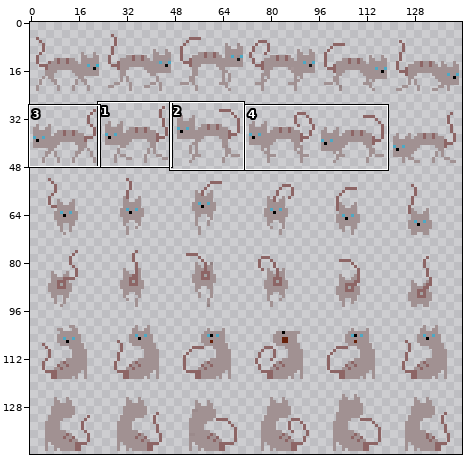
File history of a sprite sheet, Assets/Resources/Sprites/Enemies/cat-spritesheet.png. Above: a wide view before the commit, with the close-up outlined.
Close-up. Before the edit:
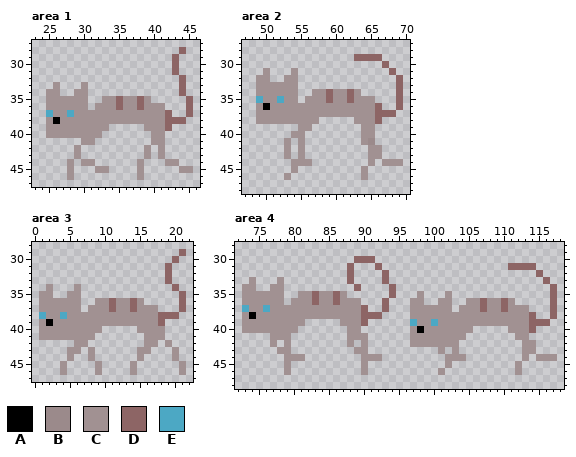
The file is 144x144 pixels. Colours within 5 levels of each other are drawn and written as one. Shown: area 1: x 23..46, y 27..47; area 2: x 47..70, y 27..48; area 3: x 0..22, y 28..47; area 4: x 72..118, y 28..48. The commit also changed other parts of the picture, which this record leaves out.
Palette (. is transparent): A #000000  B #9b8a8b  C #a19192  D #8d6565  E #4ca8c4
After:
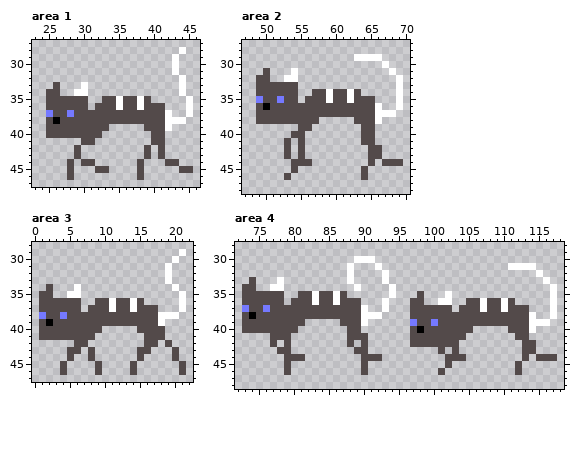
What changed:
colour C: #a19192 -> #534a4a
colour D: #8d6565 -> #ffffff
colour E: #4ca8c4 -> #7579ff
Area 1:
y 33: x 30 C -> D
y 34: x 29..30 CC -> DD
Area 2:
y 31: x 54 C -> D
y 32: x 53..54 CC -> DD
y 41: x 65 B -> C
Area 3:
y 34: x 6 C -> D
y 35: x 5..6 CC -> DD
Area 4:
y 33: x 78 C -> D
y 34: x 77..78 CC -> DD
y 35: x 102 C -> D
y 36: x 101..102 CC -> DD
Changed places in both close-ups, as pixel boxes (x1, y1, x2, y2):
changed: (46, 47, 193, 180)
changed: (256, 54, 403, 180)
changed: (39, 249, 186, 375)
changed: (242, 256, 557, 375)
